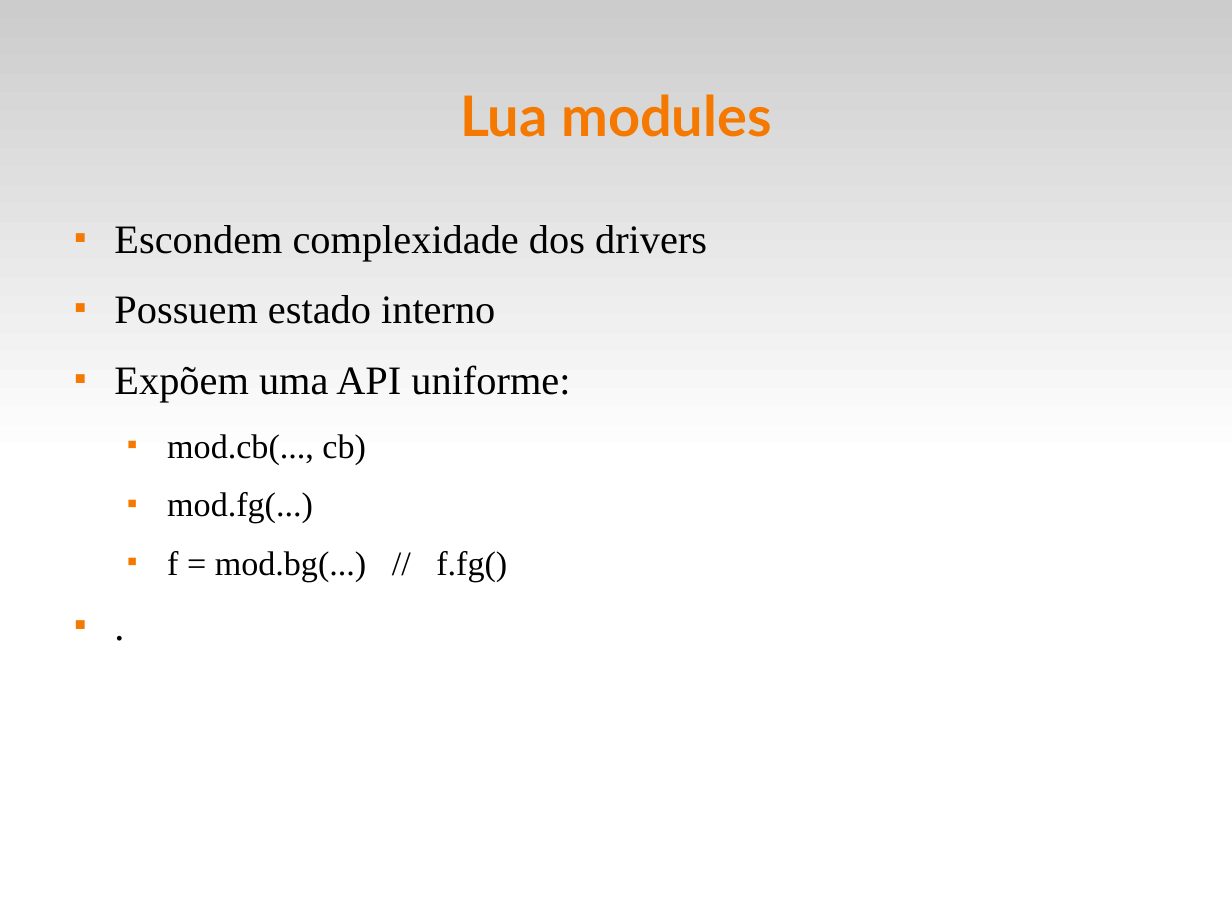
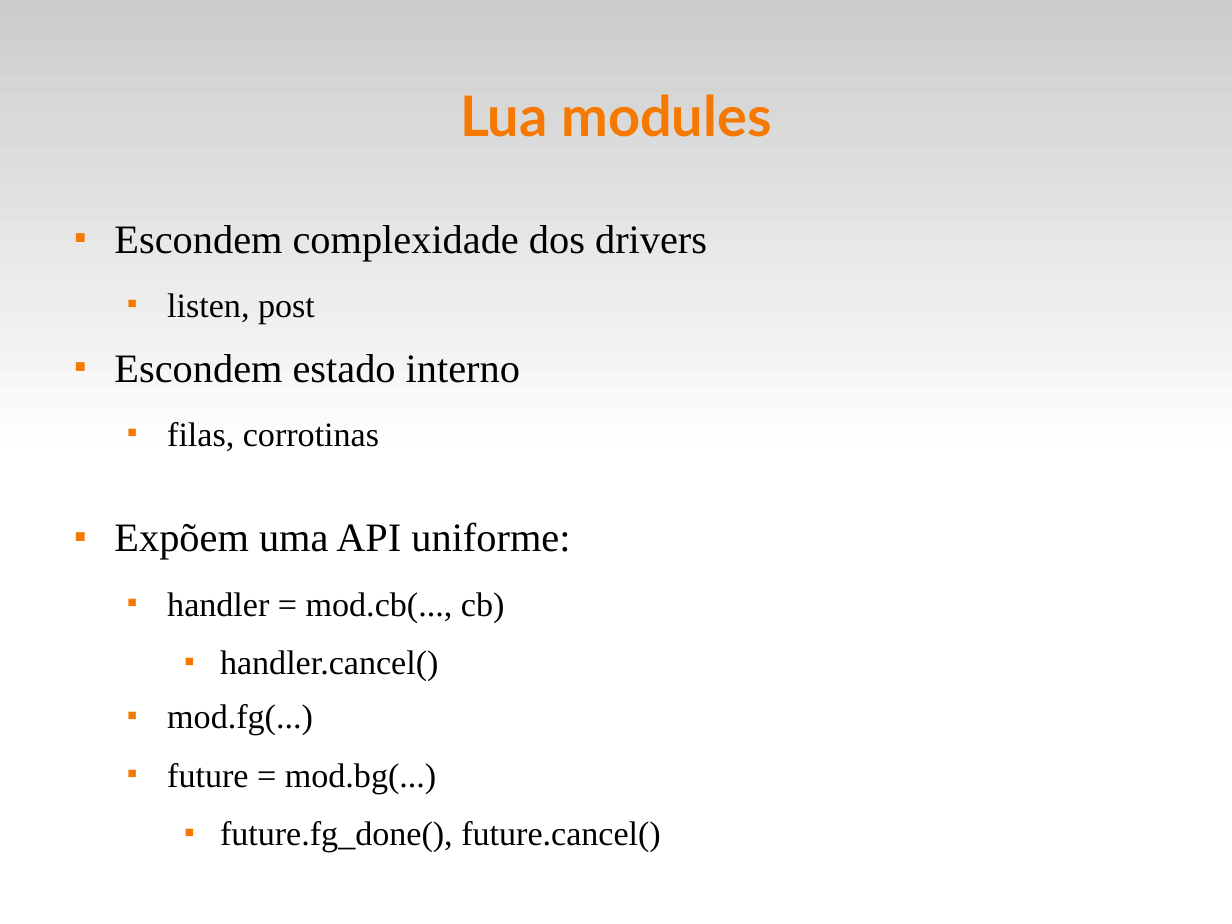
Before and after one commit to fsantanna/events, a slide deck: slide 17 of evt.odp. Drawn at 1232x924 pixels with LibreOffice and Linux fonts; fonts in the diff are those of the drawing. Boxes give left, top, right and bottom in pixels: in the first picture for what was removed or moved away, otherwise in the second. Text is boxed around its words. In the diff, an @@ line names an element or a change of style, - is before the commit and + after.

Commit message:
(+) timer.cancel (^) fut.fg() => fut.fg_done()

```diff
--- a/evt.odp
+++ b/evt.odp
@@ text at [114, 354, 520, 451]: text changed; size 26 to 22 pt @@
-■ Possuem estado interno
+  ■ listen, post
+■ Escondem estado interno
+  ■ filas, corrotinas
@@ text at [167, 592, 505, 681]: text changed @@
-  ■ mod.cb(..., cb)
+  ■ handler = mod.cb(..., cb)
+    ■ handler.cancel()
@@ text at [167, 763, 661, 853]: text changed @@
-  ■ f = mod.bg(...) // f.fg()
-■ .
+  ■ future = mod.bg(...)
+    ■ future.fg_done(), future.cancel()
```
Also in this commit, not shown: 2 other slides changed, 2 other files.
